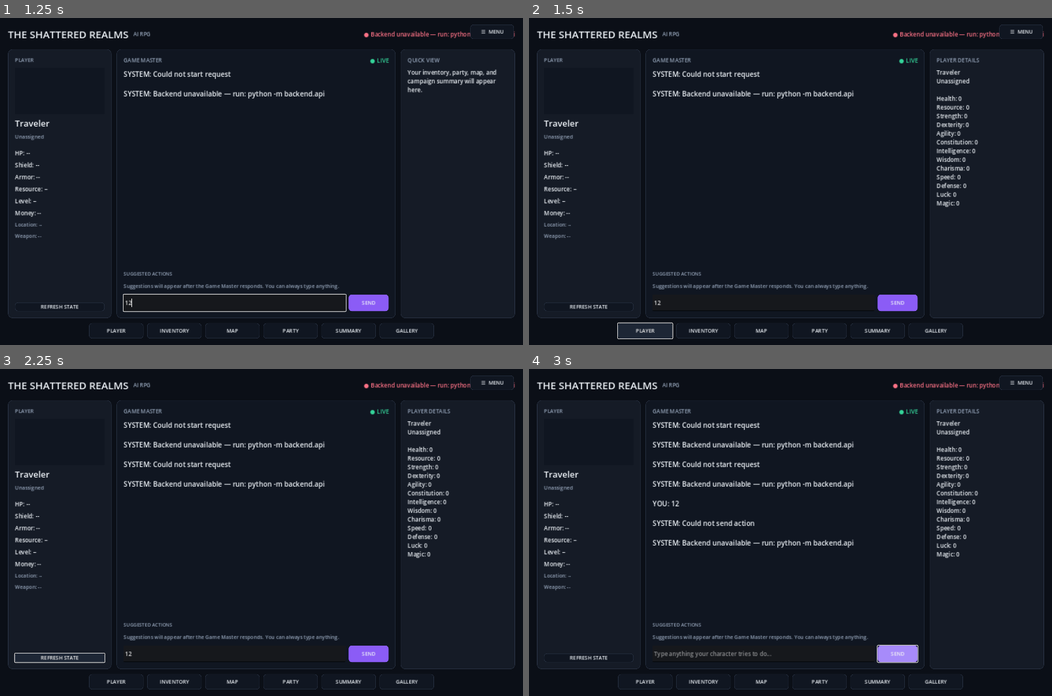
Above: before the commit, frames 1-4 (two rows, left to right).
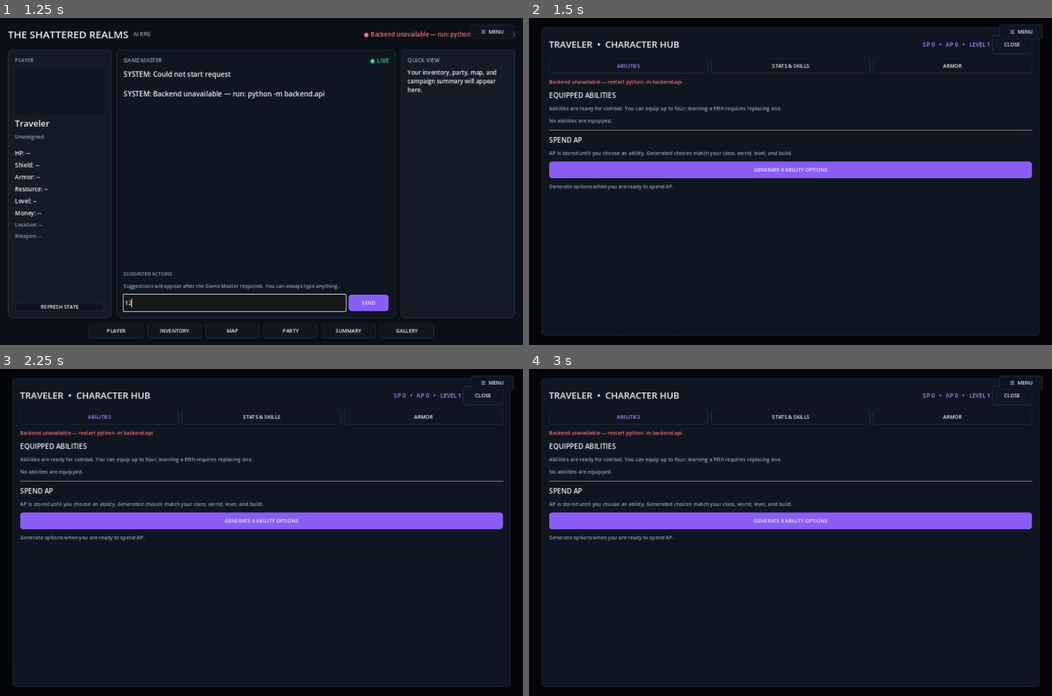
Above: after the commit, the same moments.

Repository: jjhartman2020-tech/the-shattered-realms
Game: Godot game, scene res://main.tscn
Two runs of this game, one before a commit and one after it. Both use one fixed random seed, a clock stepped at 60 frames per second and the inputs below.
Inputs (mouse positions are in pixels of both pictures, inside the frame that each line leads up to):
- Up to frame 1 (1.25 s): click (235, 302) at 0.52 s; type "12" at 0.6 s
- Up to frame 2 (1.5 s): click "PLAYER" at 1.25 s
- Up to frame 3 (2.25 s): click "REFRESH STATE" at 2 s
- Up to frame 4 (3 s): click "SEND" at 2.75 s

Frame 1 is identical in both runs. In frame 2, 13% of the frame differs, in the area x 1-99%, y 3-99%; in frame 3, 13%; in frame 4, 14%, in the area x 1-99%, y 3-98%.

Commit message:
Connect the Player button to Character Hub

Diff:
--- a/godot/main.gd
+++ b/godot/main.gd
@@ -1,4 +1,6 @@
 extends Control
+
+const CharacterHubView = preload("res://character_hub.gd")
 
 const API_BASE := "http://127.0.0.1:8765"
 const BG := Color("0b0f17")
@@ -45,6 +47,7 @@
 var send_button: Button
 var context_title: Label
 var context_text: RichTextLabel
+var character_hub
 
 
 func _ready() -> void:
@@ -126,8 +129,16 @@
 	]:
 		var button := _make_button(entry[0], false)
 		button.custom_minimum_size = Vector2(150, 42)
-		button.pressed.connect(_show_context.bind(entry[1]))
+		if entry[1] == "player":
+			button.pressed.connect(_open_character_hub)
+		else:
+			button.pressed.connect(_show_context.bind(entry[1]))
 		nav.add_child(button)
+
+	character_hub = CharacterHubView.new()
+	character_hub.visible = false
+	character_hub.api_request.connect(_character_hub_request)
+	add_child(character_hub)
 
 
 func _build_player_panel() -> PanelContainer:
@@ -377,6 +388,28 @@
 	_send_action(action_input.text)
 
 
+func _open_character_hub() -> void:
+	if not is_instance_valid(character_hub):
+		return
+	character_hub.open_with_state(latest_state)
+
+
+func _character_hub_request(endpoint: String, payload: Dictionary, mode: String) -> void:
+	if busy:
+		character_hub.set_status("Wait for the current request to finish.", true)
+		return
+	busy = true
+	request_mode = mode
+	connection_label.text = "Saving character..."
+	connection_label.add_theme_color_override("font_color", MUTED)
+	var headers := PackedStringArray(["Content-Type: application/json"])
+	var body := JSON.stringify(payload)
+	var err := http.request(API_BASE + endpoint, headers, HTTPClient.METHOD_POST, body)
+	if err != OK:
+		busy = false
+		character_hub.set_status("Could not reach the Character Hub backend.", true)
+
+
 func _send_action(action: String) -> void:
 	var clean := action.strip_edges()
 	if clean.is_empty() or busy or not pending_roll.is_empty():
@@ -430,14 +463,20 @@
 		_set_inputs_enabled(pending_roll.is_empty())
 		if is_instance_valid(roll_button):
 			roll_button.disabled = false
-		_set_connection_error("Backend unavailable — run: python -m backend.api")
+		if request_mode.begins_with("character_") and is_instance_valid(character_hub):
+			character_hub.set_status("Backend unavailable — restart python -m backend.api", true)
+		else:
+			_set_connection_error("Backend unavailable — run: python -m backend.api")
 		return
 	var parsed = JSON.parse_string(body.get_string_from_utf8())
 	if not parsed is Dictionary:
 		busy = false
 		_stop_roll_animation()
 		_set_inputs_enabled(pending_roll.is_empty())
-		_set_connection_error("Backend returned invalid data")
+		if request_mode.begins_with("character_") and is_instance_valid(character_hub):
+			character_hub.set_status("Backend returned invalid character data.", true)
+		else:
+			_set_connection_error("Backend returned invalid data")
 		return
 	var payload: Dictionary = parsed
 	if not payload.get("ok", false):
@@ -446,7 +485,19 @@
 		_set_inputs_enabled(pending_roll.is_empty())
 		if is_instance_valid(roll_button):
 			roll_button.disabled = false
-		_set_connection_error(str(payload.get("error", "Unknown backend error")))
+		if request_mode.begins_with("character_") and is_instance_valid(character_hub):
+			character_hub.set_status(str(payload.get("error", "Unknown Character Hub error")), true)
+		else:
+			_set_connection_error(str(payload.get("error", "Unknown backend error")))
+		return
+	if request_mode.begins_with("character_"):
+		busy = false
+		latest_state = payload.get("state", {}) if payload.get("state", {}) is Dictionary else latest_state
+		connection_label.text = "● BACKEND CONNECTED"
+		connection_label.add_theme_color_override("font_color", SUCCESS)
+		_update_player_panel()
+		if is_instance_valid(character_hub):
+			character_hub.apply_payload(payload)
 		return
 	if request_mode == "roll":
 		var final_roll: int = _extract_authoritative_roll(payload)
